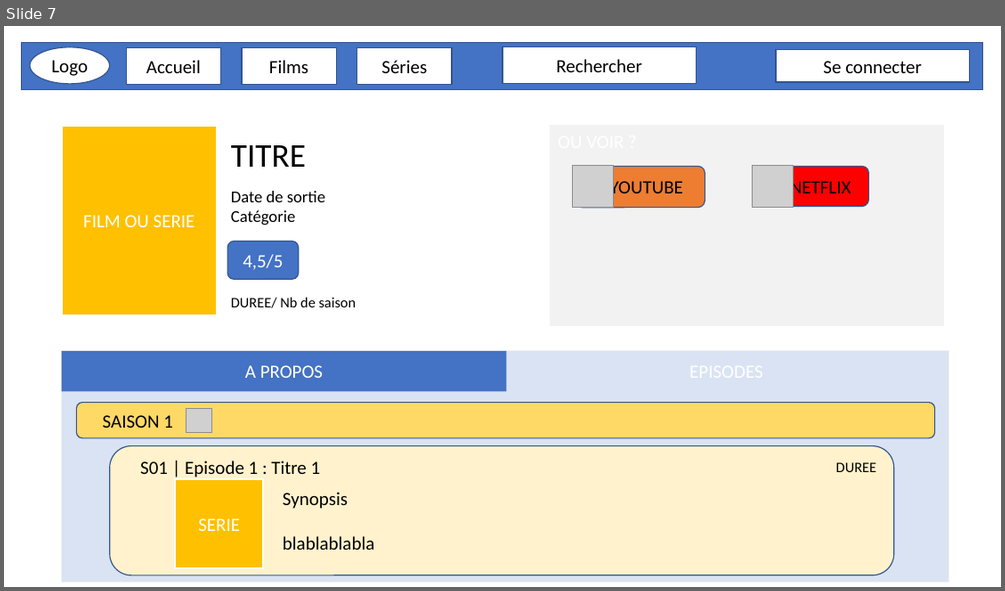
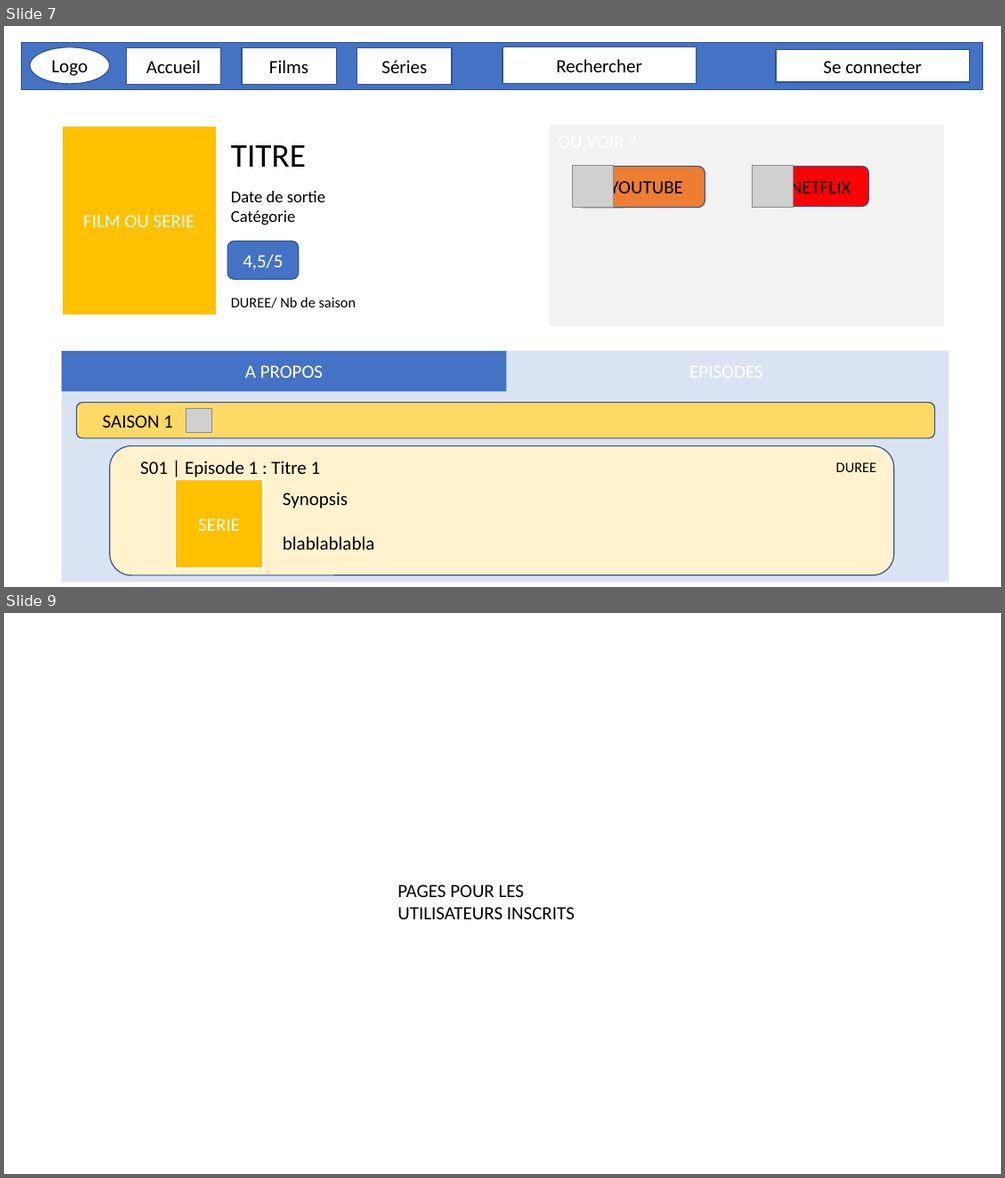
Before and after one commit to MartinBriday/PFF_WatchNow, a slide deck: docs/Projet_Preview.pptx. Shown one above the other, each under a label of ours: slide 7 before the commit, slides 7 and 9 after it; the slides between them are not shown. The pictures are 1005x591 and 1005x1178 pixels, drawn with LibreOffice and Linux fonts; fonts in the diff are those of the drawing; grey boxes stand for pictures. Boxes give left, top, right and bottom in pixels: in the first picture for what was removed or moved away, otherwise in the second. Text is boxed around its words. In the diff, an @@ line names an element or a change of style, - is before the commit and + after.

```diff
--- a/docs/Projet_Preview.pptx
+++ b/docs/Projet_Preview.pptx
@@ slide 9 added at bbox=[4, 613, 1001, 1174], background #FFFFFF @@
@@ text added at bbox=[397, 884, 574, 919], 18 pt, text #000000 @@
+PAGES POUR LES UTILISATEURS INSCRITS
```
Also in this commit, not shown: 2 slides changed, 3 other slides added, 1 slide removed.
